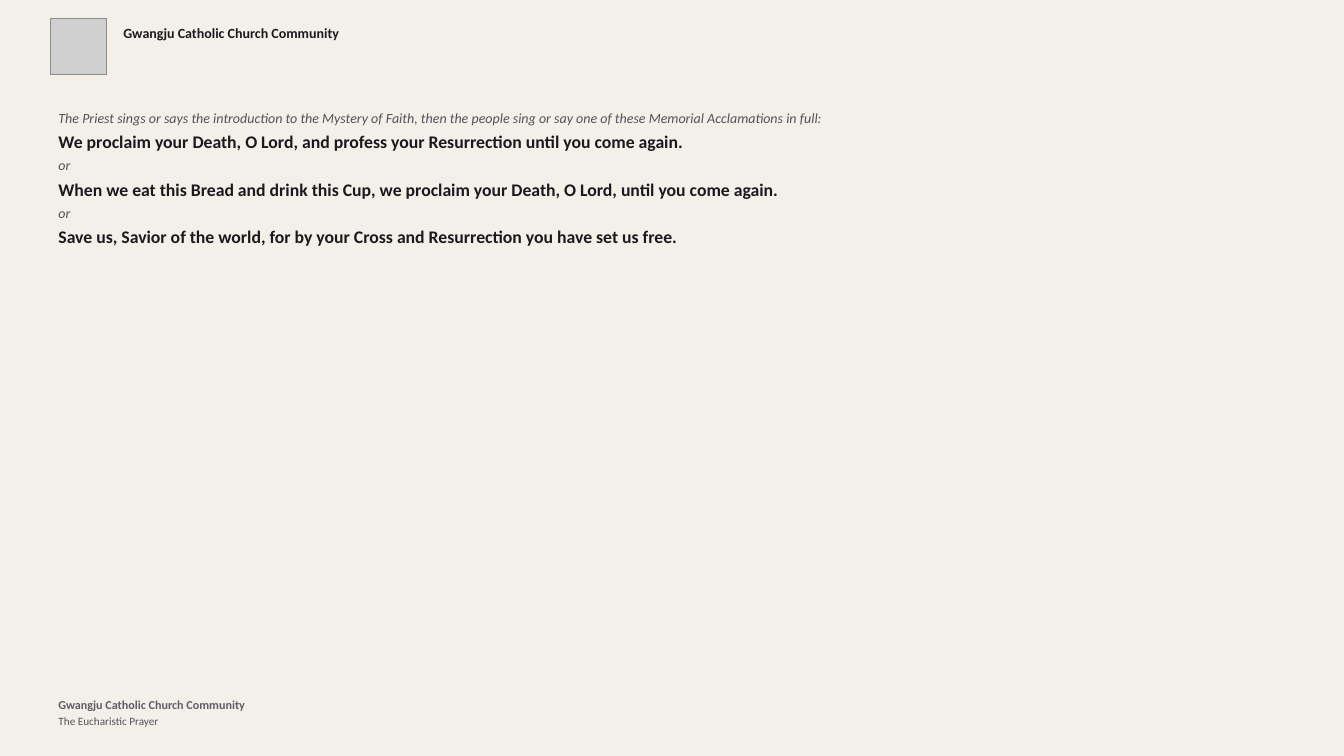
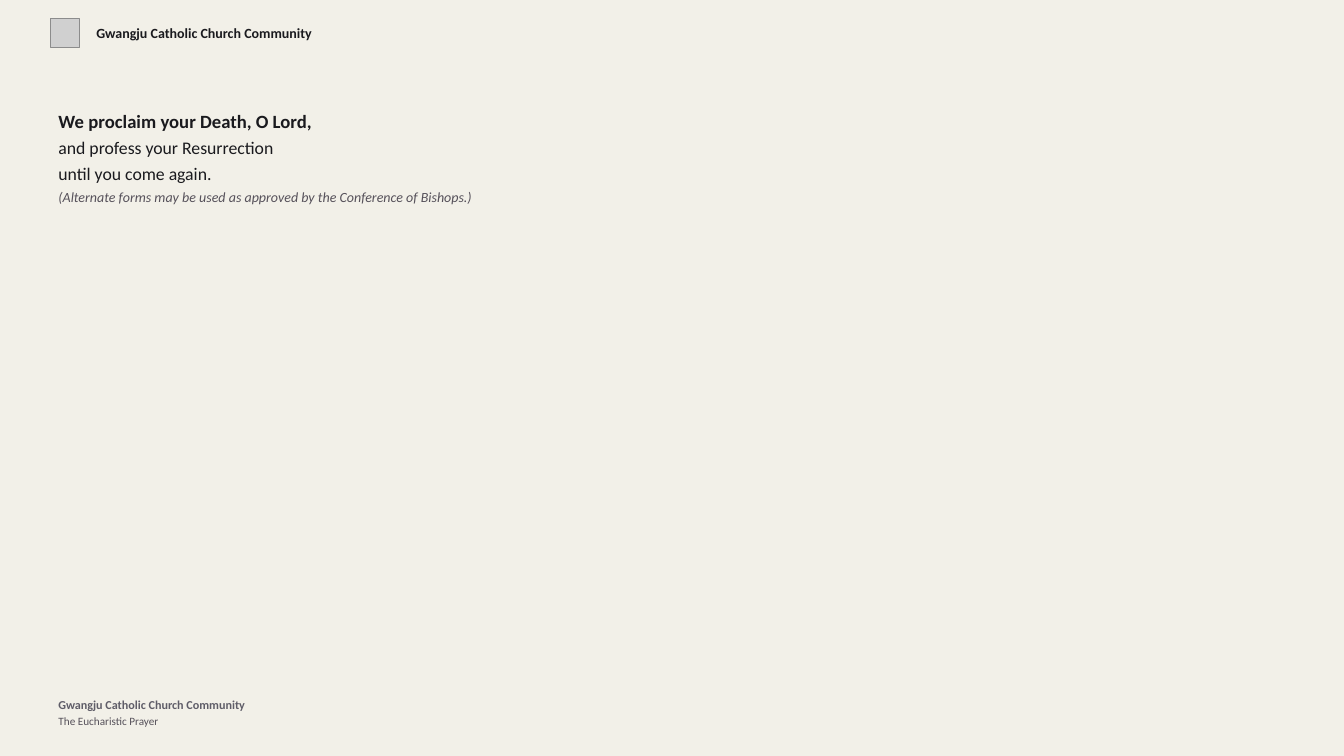
Before and after one commit to divinogabriel9/mass-ppt-generator, a slide deck: slide 40 of church_media_generator/outputs/mass_presentation.pptx (slide 38 before the commit). Drawn at 1344x756 pixels with LibreOffice and Linux fonts; fonts in the diff are those of the drawing; grey boxes stand for pictures. Boxes give left, top, right and bottom in pixels: in the first picture for what was removed or moved away, otherwise in the second. Text is boxed around its words. In the diff, an @@ line names an element or a change of style, - is before the commit and + after.

```diff
--- a/church_media_generator/outputs/mass_presentation.pptx
+++ b/church_media_generator/outputs/mass_presentation.pptx
@@ picture: place and size @@
-picture at bbox=[50, 19, 106, 74]
+picture at bbox=[50, 19, 79, 47]
@@ text "Gwangju Catholic Church Community": place and size @@
-text "Gwangju Catholic Church Community" at bbox=[123, 28, 339, 41]
+text "Gwangju Catholic Church Community" at bbox=[96, 28, 312, 41]
@@ text "Gwangju Catholic Church Community" at bbox=[96, 28, 312, 41]: vertical alignment top to middle @@
@@ text at bbox=[58, 115, 472, 204]: text changed; size 19 to 15 pt; bold off @@
-The Priest sings or says the introduction to the Mystery of Faith, then the people sing or say one of these Memorial Acclamations in full:
-We proclaim your Death, O Lord, and profess your Resurrection until you come again.
-or
-When we eat this Bread and drink this Cup, we proclaim your Death, O Lord, until you come again.
-or
-Save us, Savior of the world, for by your Cross and Resurrection you have set us free.
+We proclaim your Death, O Lord,
+and profess your Resurrection
+until you come again.
+(Alternate forms may be used as approved by the Conference of Bishops.)
```
Also in this commit, not shown: 47 other slides changed, 15 slides added, 17 slides removed, 23 other files.
